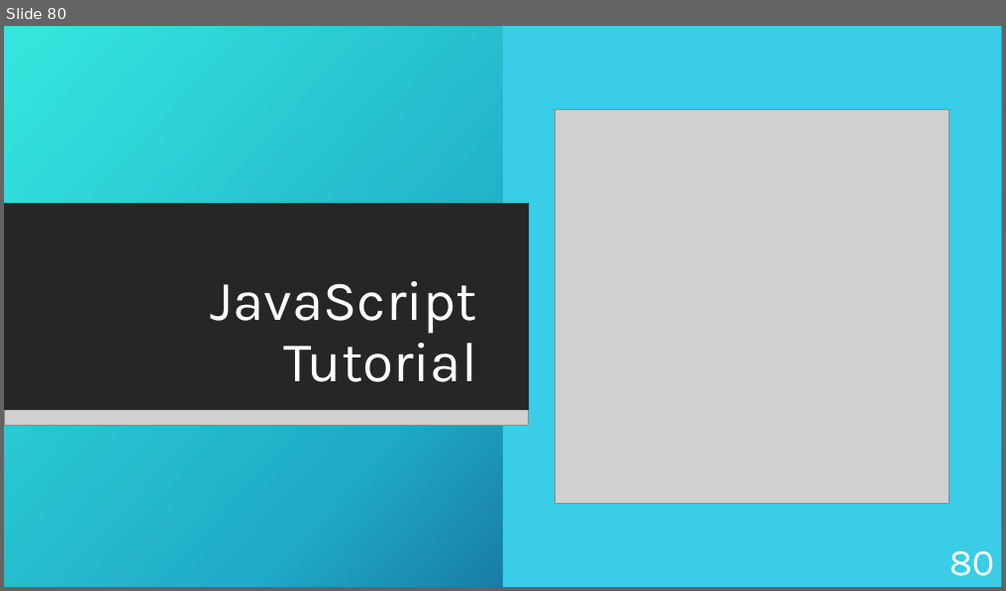
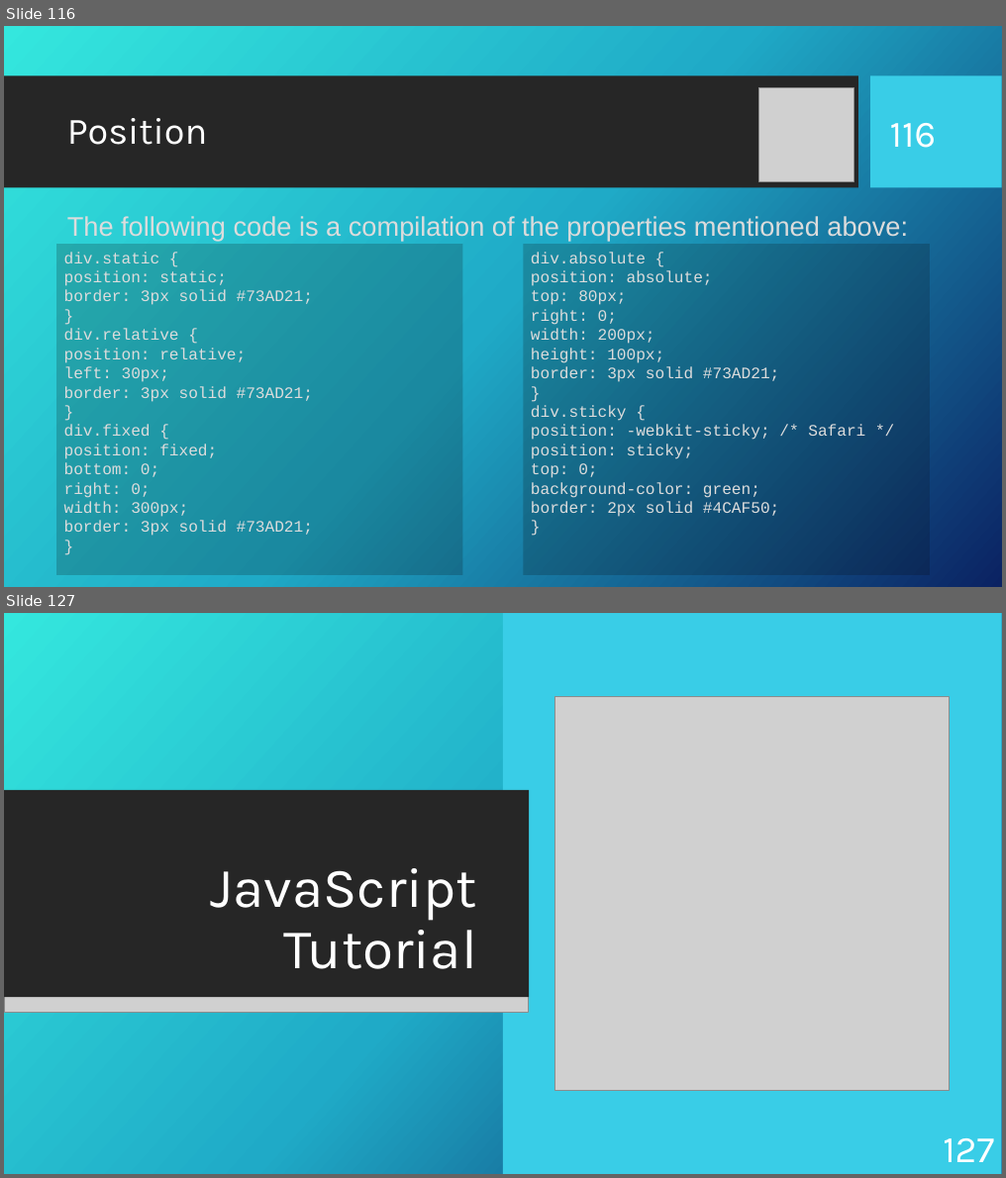
Before and after one commit to KurtAbraham/CS451, a slide deck: CS 451-KAbraham-Internet Technologies Tutorials.pptx. Shown one above the other, each under a label of ours: slide 80 before the commit, slides 116 and 127 after it; the slides between them are not shown. The pictures are 1006x591 and 1006x1178 pixels, drawn with LibreOffice and Linux fonts; fonts in the diff are those of the drawing; grey boxes stand for pictures; background and template pictures are left out. Boxes give left, top, right and bottom in pixels: in the first picture for what was removed or moved away, otherwise in the second. Text is boxed around its words. In the diff, an @@ line names an element or a change of style, - is before the commit and + after.

```diff
--- a/CS 451-KAbraham-Internet Technologies Tutorials.pptx
+++ b/CS 451-KAbraham-Internet Technologies Tutorials.pptx
@@ slide 116 added at (4,26,1002,587), background picture (left out) @@
@@ rectangle added at (4,76,858,188), fill #262626 @@
@@ rectangle added at (871,76,1002,188), fill #39CDE7 @@
@@ picture added at (759,87,853,181) @@
@@ title added at (67,118,208,145), 36 pt, text #FFFFFF @@
+Position
@@ page number added at (890,123,937,148), 36 pt, text #FFFFFF @@
+116
@@ text added at (67,216,908,240), 25.9 pt, text #DCDCDC @@
+The following code is a compilation of the properties mentioned above:
@@ rectangle added at (56,244,463,575), fill #080808 at 20% opacity, 15.4 pt, text #DCDCDC @@
+div.static {
+position: static;
+border: 3px solid #73AD21;
+}
+div.relative {
+position: relative;
+left: 30px;
+border: 3px solid #73AD21;
+}
+div.fixed {
+position: fixed;
+bottom: 0;
+right: 0;
+width: 300px;
+border: 3px solid #73AD21;
+}
@@ rectangle added at (524,244,930,575), fill #080808 at 20% opacity, 15.4 pt, text #DCDCDC @@
+div.absolute {
+position: absolute;
+top: 80px;
+right: 0;
+width: 200px;
+height: 100px;
+border: 3px solid #73AD21;
+}
+div.sticky {
+position: -webkit-sticky; /* Safari */
+position: sticky;
+top: 0;
+background-color: green;
+border: 2px solid #4CAF50;
+}
@@ what was slide 80 is now slide 127 @@
@@ page number at (943,1139,994,1162): text changed @@
-80
+127
```
Also in this commit, not shown: 1 slide changed, 46 other slides added, 1 other file.
